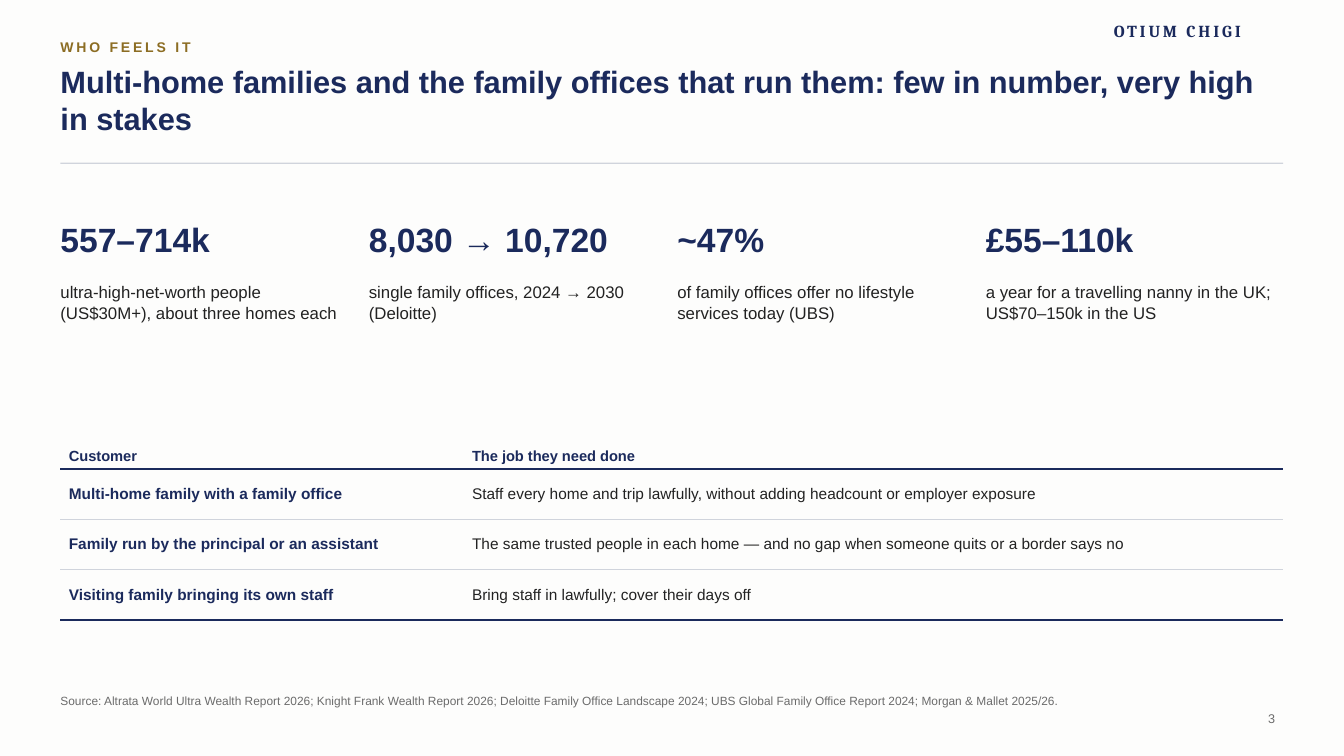
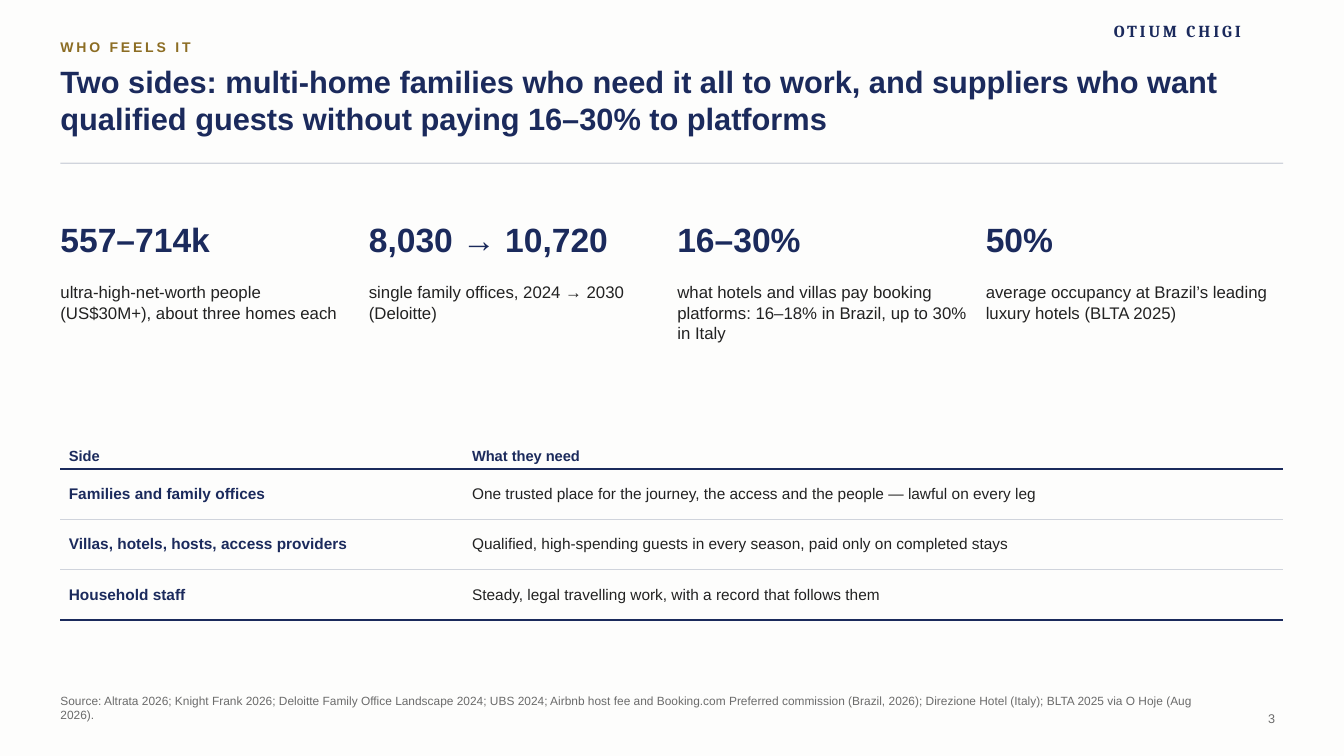
Before and after one commit to algarcalebe-web/legendary-bassoon, a slide deck: slide 3 of deck/Otium_Chigi_Journeys_Pitch_Deck.pptx. Drawn at 1344x756 pixels with LibreOffice and Linux fonts; fonts in the diff are those of the drawing; background and template pictures are left out. Boxes give left, top, right and bottom in pixels: in the first picture for what was removed or moved away, otherwise in the second. Text is boxed around its words. In the diff, an @@ line names an element or a change of style, - is before the commit and + after.

```diff
--- a/deck/Otium_Chigi_Journeys_Pitch_Deck.pptx
+++ b/deck/Otium_Chigi_Journeys_Pitch_Deck.pptx
@@ title at box(60, 70, 1217, 135): text changed @@
-Multi-home families and the family offices that run them: few in number, very high in stakes
+Two sides: multi-home families who need it all to work, and suppliers who want qualified guests without paying 16–30% to platforms
@@ text at box(677, 228, 800, 253): text changed @@
-~47%
+16–30%
@@ text at box(986, 228, 1053, 253): text changed @@
-£55–110k
+50%
@@ text at box(677, 286, 967, 343): text changed @@
-of family offices offer no lifestyle services today (UBS)
+what hotels and villas pay booking platforms: 16–18% in Brazil, up to 30% in Italy
@@ text at box(986, 286, 1267, 323): text changed @@
-a year for a travelling nanny in the UK; US$70–150k in the US
+average occupancy at Brazil’s leading luxury hotels (BLTA 2025)
@@ table at box(60, 418, 1284, 607) @@
-row 1, column 1: Customer
+row 1, column 1: Side
-row 1, column 2: The job they need done
+row 1, column 2: What they need
-row 2, column 1: Multi-home family with a family office
+row 2, column 1: Families and family offices
-row 2, column 2: Staff every home and trip lawfully, without adding headcount or employer exposure
+row 2, column 2: One trusted place for the journey, the access and the people — lawful on every leg
-row 3, column 1: Family run by the principal or an assistant
+row 3, column 1: Villas, hotels, hosts, access providers
-row 3, column 2: The same trusted people in each home — and no gap when someone quits or a border says no
+row 3, column 2: Qualified, high-spending guests in every season, paid only on completed stays
-row 4, column 1: Visiting family bringing its own staff
+row 4, column 1: Household staff
-row 4, column 2: Bring staff in lawfully; cover their days off
+row 4, column 2: Steady, legal travelling work, with a record that follows them
@@ text at box(60, 696, 1191, 722): text changed @@
-Source: Altrata World Ultra Wealth Report 2026; Knight Frank Wealth Report 2026; Deloitte Family Office Landscape 2024; UBS Global Family Office Report 2024; Morgan & Mallet 2025/26.
+Source: Altrata 2026; Knight Frank 2026; Deloitte Family Office Landscape 2024; UBS 2024; Airbnb host fee and Booking.com Preferred commission (Brazil, 2026); Direzione Hotel (Italy); BLTA 2025 via O Hoje (Aug 2026).
```
Also in this commit, not shown: 8 other slides changed, 6 slides added, 5 slides removed, 3 other files.
